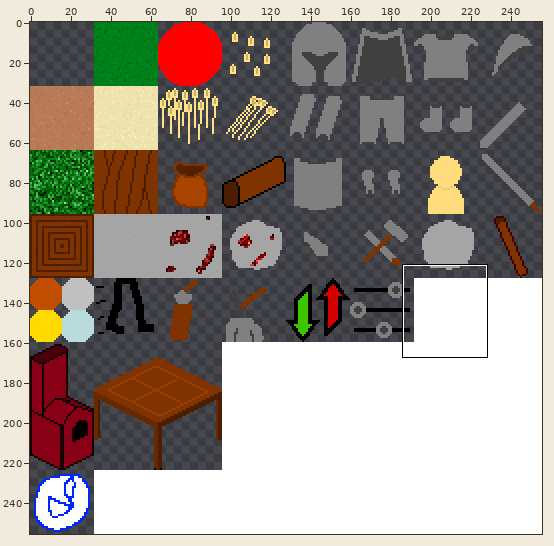
One commit to this sprite sheet: Game/data/textures/tileset.png. The first picture is a wide view before the edit; the outline marks the close-up.
Close-up. Before the commit:
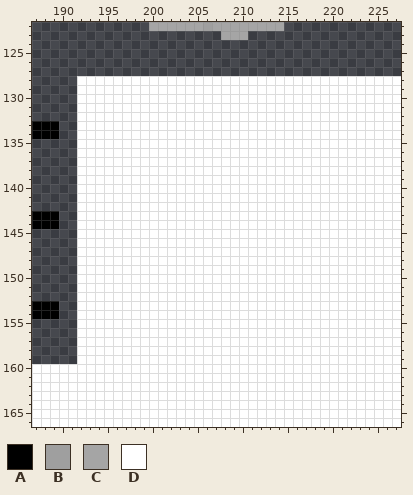
The file is 256x256 pixels. Colours within 5 levels of each other are drawn and written as one. Shown: x 187..227, y 122..166.
Palette (. is transparent): A #000000  B #9f9f9f  C #a5a5a5  D #ffffff
Pixels before, first column x 187:
122 .............CCCCCCBCCCCCCCC.............
123 .....................CCC.................
124 .........................................
125 .........................................
126 .........................................
127 .........................................
128 .....DDDDDDDDDDDDDDDDDDDDDDDDDDDDDDDDDDDD
129 .....DDDDDDDDDDDDDDDDDDDDDDDDDDDDDDDDDDDD
130 .....DDDDDDDDDDDDDDDDDDDDDDDDDDDDDDDDDDDD
131 .....DDDDDDDDDDDDDDDDDDDDDDDDDDDDDDDDDDDD
132 .....DDDDDDDDDDDDDDDDDDDDDDDDDDDDDDDDDDDD
133 AAA..DDDDDDDDDDDDDDDDDDDDDDDDDDDDDDDDDDDD
134 AAA..DDDDDDDDDDDDDDDDDDDDDDDDDDDDDDDDDDDD
135 .....DDDDDDDDDDDDDDDDDDDDDDDDDDDDDDDDDDDD
136 .....DDDDDDDDDDDDDDDDDDDDDDDDDDDDDDDDDDDD
137 .....DDDDDDDDDDDDDDDDDDDDDDDDDDDDDDDDDDDD
138 .....DDDDDDDDDDDDDDDDDDDDDDDDDDDDDDDDDDDD
139 .....DDDDDDDDDDDDDDDDDDDDDDDDDDDDDDDDDDDD
140 .....DDDDDDDDDDDDDDDDDDDDDDDDDDDDDDDDDDDD
141 .....DDDDDDDDDDDDDDDDDDDDDDDDDDDDDDDDDDDD
142 .....DDDDDDDDDDDDDDDDDDDDDDDDDDDDDDDDDDDD
143 AAA..DDDDDDDDDDDDDDDDDDDDDDDDDDDDDDDDDDDD
144 AAA..DDDDDDDDDDDDDDDDDDDDDDDDDDDDDDDDDDDD
145 .....DDDDDDDDDDDDDDDDDDDDDDDDDDDDDDDDDDDD
146 .....DDDDDDDDDDDDDDDDDDDDDDDDDDDDDDDDDDDD
147 .....DDDDDDDDDDDDDDDDDDDDDDDDDDDDDDDDDDDD
148 .....DDDDDDDDDDDDDDDDDDDDDDDDDDDDDDDDDDDD
149 .....DDDDDDDDDDDDDDDDDDDDDDDDDDDDDDDDDDDD
150 .....DDDDDDDDDDDDDDDDDDDDDDDDDDDDDDDDDDDD
151 .....DDDDDDDDDDDDDDDDDDDDDDDDDDDDDDDDDDDD
152 .....DDDDDDDDDDDDDDDDDDDDDDDDDDDDDDDDDDDD
153 AAA..DDDDDDDDDDDDDDDDDDDDDDDDDDDDDDDDDDDD
154 AAA..DDDDDDDDDDDDDDDDDDDDDDDDDDDDDDDDDDDD
155 .....DDDDDDDDDDDDDDDDDDDDDDDDDDDDDDDDDDDD
156 .....DDDDDDDDDDDDDDDDDDDDDDDDDDDDDDDDDDDD
157 .....DDDDDDDDDDDDDDDDDDDDDDDDDDDDDDDDDDDD
158 .....DDDDDDDDDDDDDDDDDDDDDDDDDDDDDDDDDDDD
159 .....DDDDDDDDDDDDDDDDDDDDDDDDDDDDDDDDDDDD
160 DDDDDDDDDDDDDDDDDDDDDDDDDDDDDDDDDDDDDDDDD
161 DDDDDDDDDDDDDDDDDDDDDDDDDDDDDDDDDDDDDDDDD
162 DDDDDDDDDDDDDDDDDDDDDDDDDDDDDDDDDDDDDDDDD
163 DDDDDDDDDDDDDDDDDDDDDDDDDDDDDDDDDDDDDDDDD
164 DDDDDDDDDDDDDDDDDDDDDDDDDDDDDDDDDDDDDDDDD
165 DDDDDDDDDDDDDDDDDDDDDDDDDDDDDDDDDDDDDDDDD
166 DDDDDDDDDDDDDDDDDDDDDDDDDDDDDDDDDDDDDDDDD
Now the later version:
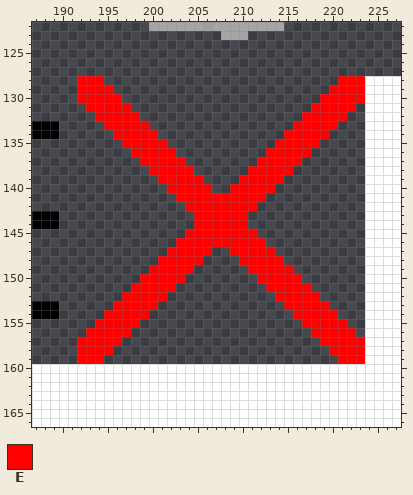
Colours new in this view: E #ff0000
The edit:
y 128: x 192..223 DDDDDDDDDDDDDDDDDDDDDDDDDDDDDDDD -> EEE..........................EEE
y 129: x 192..223 DDDDDDDDDDDDDDDDDDDDDDDDDDDDDDDD -> EEEE........................EEEE
y 130: x 192..223 DDDDDDDDDDDDDDDDDDDDDDDDDDDDDDDD -> EEEEE......................EEEEE
y 131: x 192..223 DDDDDDDDDDDDDDDDDDDDDDDDDDDDDDDD -> .EEEEE....................EEEEE.
y 132: x 192..223 DDDDDDDDDDDDDDDDDDDDDDDDDDDDDDDD -> ..EEEEE..................EEEEE..
y 133: x 192..223 DDDDDDDDDDDDDDDDDDDDDDDDDDDDDDDD -> ...EEEEE................EEEEE...
y 134: x 192..223 DDDDDDDDDDDDDDDDDDDDDDDDDDDDDDDD -> ....EEEEE..............EEEEE....
y 135: x 192..223 DDDDDDDDDDDDDDDDDDDDDDDDDDDDDDDD -> .....EEEEE............EEEEE.....
y 136: x 192..223 DDDDDDDDDDDDDDDDDDDDDDDDDDDDDDDD -> ......EEEEE..........EEEEE......
y 137: x 192..223 DDDDDDDDDDDDDDDDDDDDDDDDDDDDDDDD -> .......EEEEE........EEEEE.......
y 138: x 192..223 DDDDDDDDDDDDDDDDDDDDDDDDDDDDDDDD -> ........EEEEE......EEEEE........
y 139: x 192..223 DDDDDDDDDDDDDDDDDDDDDDDDDDDDDDDD -> .........EEEEE....EEEEE.........
y 140: x 192..223 DDDDDDDDDDDDDDDDDDDDDDDDDDDDDDDD -> ..........EEEEE..EEEEE..........
y 141: x 192..223 DDDDDDDDDDDDDDDDDDDDDDDDDDDDDDDD -> ...........EEEEEEEEEE...........
y 142: x 192..223 DDDDDDDDDDDDDDDDDDDDDDDDDDDDDDDD -> ............EEEEEEEE............
y 143..144: x 192..223 DDDDDDDDDDDDDDDDDDDDDDDDDDDDDDDD -> .............EEEEEE.............
y 145: x 192..223 DDDDDDDDDDDDDDDDDDDDDDDDDDDDDDDD -> ............EEEEEEEE............
y 146: x 192..223 DDDDDDDDDDDDDDDDDDDDDDDDDDDDDDDD -> ...........EEEEEEEEEE...........
y 147: x 192..223 DDDDDDDDDDDDDDDDDDDDDDDDDDDDDDDD -> ..........EEEEE..EEEEE..........
y 148: x 192..223 DDDDDDDDDDDDDDDDDDDDDDDDDDDDDDDD -> .........EEEEE....EEEEE.........
y 149: x 192..223 DDDDDDDDDDDDDDDDDDDDDDDDDDDDDDDD -> ........EEEEE......EEEEE........
y 150: x 192..223 DDDDDDDDDDDDDDDDDDDDDDDDDDDDDDDD -> .......EEEEE........EEEEE.......
y 151: x 192..223 DDDDDDDDDDDDDDDDDDDDDDDDDDDDDDDD -> ......EEEEE..........EEEEE......
y 152: x 192..223 DDDDDDDDDDDDDDDDDDDDDDDDDDDDDDDD -> .....EEEEE............EEEEE.....
y 153: x 192..223 DDDDDDDDDDDDDDDDDDDDDDDDDDDDDDDD -> ....EEEEE..............EEEEE....
y 154: x 192..223 DDDDDDDDDDDDDDDDDDDDDDDDDDDDDDDD -> ...EEEEE................EEEEE...
y 155: x 192..223 DDDDDDDDDDDDDDDDDDDDDDDDDDDDDDDD -> ..EEEEE..................EEEEE..
y 156: x 192..223 DDDDDDDDDDDDDDDDDDDDDDDDDDDDDDDD -> .EEEEE....................EEEEE.
y 157: x 192..223 DDDDDDDDDDDDDDDDDDDDDDDDDDDDDDDD -> EEEEE......................EEEEE
y 158: x 192..223 DDDDDDDDDDDDDDDDDDDDDDDDDDDDDDDD -> EEEE........................EEEE
y 159: x 192..223 DDDDDDDDDDDDDDDDDDDDDDDDDDDDDDDD -> EEE..........................EEE
Pixel boxes of the changes (left, top, right, bottom) in both close-ups:
changed: (77, 76, 365, 364)
